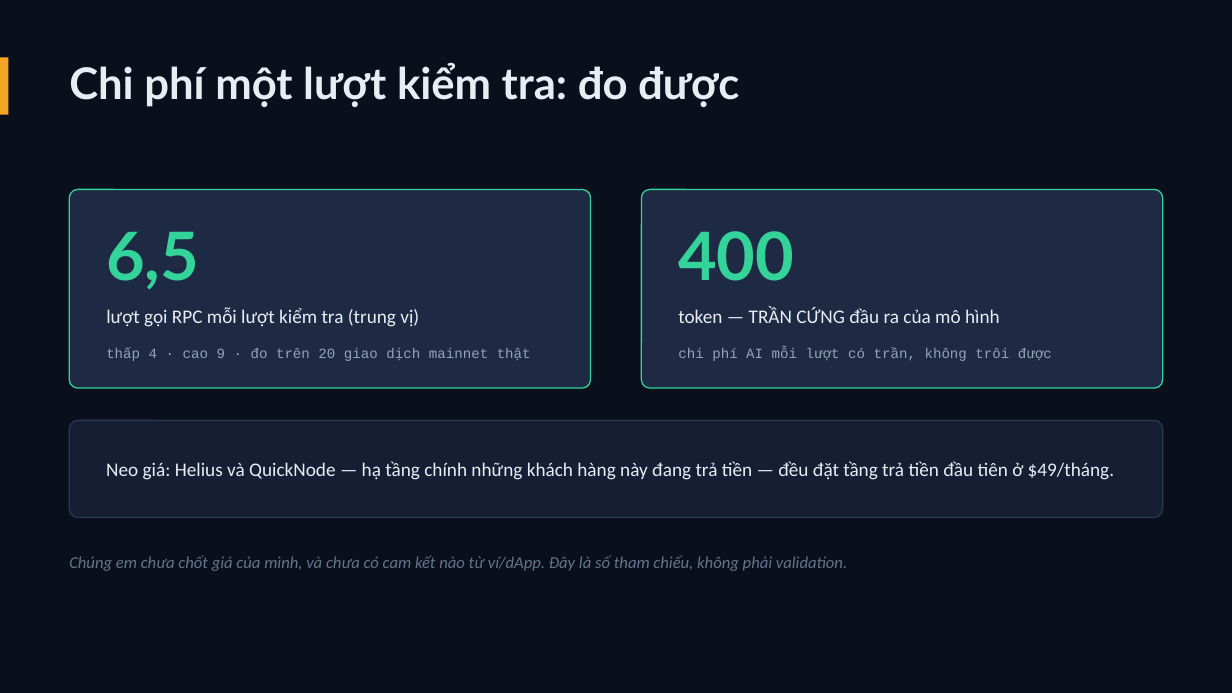
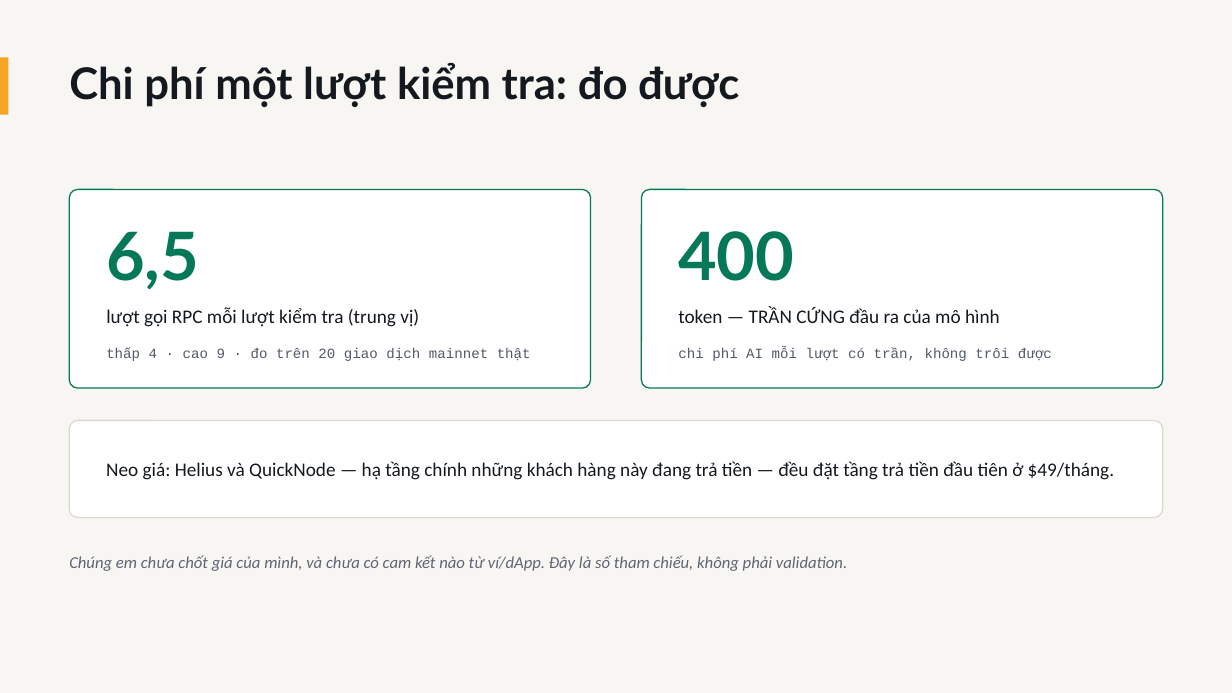
Before and after one commit to NeitLN/Custos-Solana, a slide deck: slide 7 of docs/nop-bai/CUSTOS-PITCH.pptx. Drawn at 1232x693 pixels with LibreOffice and Linux fonts; fonts in the diff are those of the drawing. Boxes give left, top, right and bottom in pixels: in the first picture for what was removed or moved away, otherwise in the second. Text is boxed around its words. In the diff, an @@ line names an element or a change of style, - is before the commit and + after.

```diff
--- a/docs/nop-bai/CUSTOS-PITCH.pptx
+++ b/docs/nop-bai/CUSTOS-PITCH.pptx
@@ background #0A0F1C to #F7F6F2 @@
@@ rounded rectangle at [69,189,591,388]: fill #1E2A44 to #FFFFFF; outline #34D399 1 pt to #047857 1 pt @@
@@ text "6,5" at [106,231,199,290]: text colour #34D399 to #047857 @@
@@ rounded rectangle at [641,189,1163,388]: fill #1E2A44 to #FFFFFF; outline #34D399 1 pt to #047857 1 pt @@
@@ text "400" at [678,231,794,281]: text colour #34D399 to #047857 @@
@@ text "thấp 4 · cao 9 ..." at [106,348,531,361]: text colour #94A3B8 to #525A66 @@
@@ text "chi phí AI mỗi lượt ..." at [678,348,1052,361]: text colour #94A3B8 to #525A66 @@
@@ rounded rectangle at [69,421,1163,518]: fill #151E33 to #FFFFFF; outline #2A3852 1 pt to #DCD9D0 1 pt @@
@@ text colour #E8EDF5 to #14181F in 4 elements at [69,62,739,107], [106,307,419,327], [678,307,1000,323], [106,461,1114,480] @@
@@ text "Chúng em chưa chốt giá ..." at [69,555,847,571]: text colour #64748B to #5E6673 @@
```
Also in this commit, not shown: 9 other slides changed, 2 other files.
